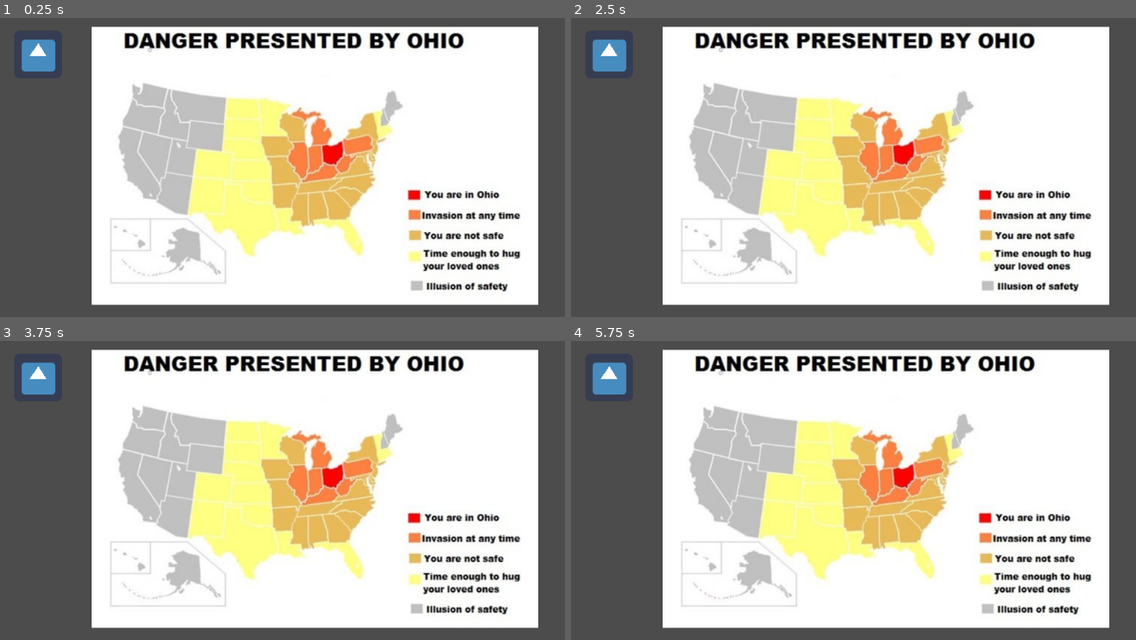
Above: before the commit, frames 1-4 (two rows, left to right).
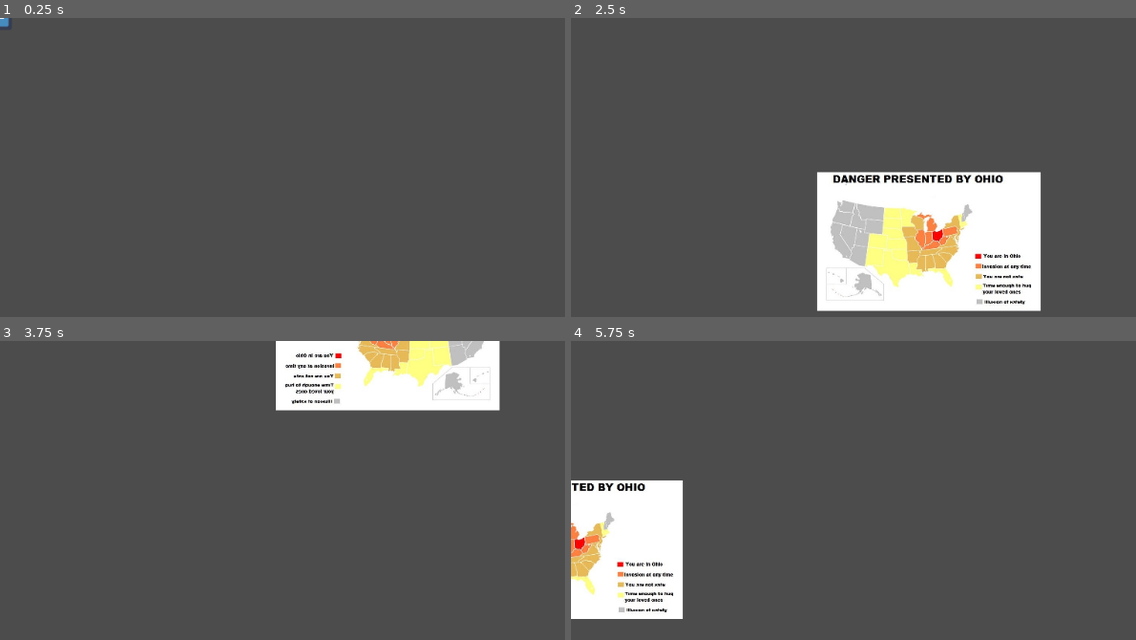
Above: after the commit, the same moments.

Repository: Pyro569/Stranded-in-the-Sewers
Game: Godot game, scene res://MainScene.tscn
The game is run twice, just before and just after one commit, with the same random seed, the same clock (stepped at 60 frames per second) and the same inputs. The engine's default icon, where the game draws it, is replaced by a stand-in: a white triangle on a blue panel in a dark square.
Inputs:
- Up to frame 1 (0.25 s): no input
- Up to frame 2 (2.5 s): tap Enter at 0.5 s; hold D (move_right, bound only after the commit) 0.53-1.28 s; hold S (move_down, bound only after the commit) 1.28-2.03 s; hold D (move_right, bound only after the commit) from 2.03 s (still down)
- Up to frame 3 (3.75 s): release D (move_right, bound only after the commit) at 2.78 s; hold W (move_up, bound only after the commit) 2.78-3.53 s; hold A (move_left, bound only after the commit) from 3.53 s (still down)
- Up to frame 4 (5.75 s): release A (move_left, bound only after the commit) at 5.03 s; hold S (move_down, bound only after the commit) from 5.03 s (still down)

The runs differ from the first frame. In frame 1, 74% of the frame differs, in the area x 0-96%, y 0-97%; in frame 2, 67%; in frame 3, 70%; in frame 4, 80%, in the area x 0-96%, y 2-97%.

Commit message:
Added Moving Character
Ohio added too

Diff:
--- /dev/null
+++ b/Assets/Scripts/Player.gd
@@ -0,0 +1,46 @@
+extends Area2D
+signal hit
+
+export var speed = 400 #player speed pixels/sec EXPORT KEY ALLOWS TO SET VALUE IN INSPECTOR
+var screen_size
+
+func _ready(): #called when node enters scene tree
+	screen_size = get_viewport_rect().size
+
+
+func _process(delta): #function _process is called every frame
+	var velocity = Vector2.ZERO #player movement vector
+	if Input.is_action_pressed("move_right"):
+		velocity.x += 1
+	if Input.is_action_pressed("move_left"):
+		velocity.x -= 1
+	if Input.is_action_pressed("move_down"):
+		velocity.y += 1
+	if Input.is_action_pressed("move_up"):
+		velocity.y -= 1
+
+	if velocity.length() > 0:
+		velocity = velocity.normalized() * speed
+		$AnimatedSprite.play()
+	else:
+		$AnimatedSprite.stop()
+
+	position += velocity * delta
+	position.x = clamp(position.x, 0, screen_size.x)
+	position.y = clamp(position.y, 0, screen_size.y)
+
+	if velocity.x < 0:
+		$AnimatedSprite.flip_h = true #flip sprite
+	else:
+		$AnimatedSprite.flip_h = false #dont flip sprite
+
+
+func _on_Player_body_entered(body):
+	hide() #player disappears after being hit
+	emit_signal("hit")
+	$CollisionShape2D.set_deferred("disabled", true)
+
+func start(pos):
+	position = pos
+	show()
+	$CollisionShape2D.disabled = false
--- a/MainScene.tscn
+++ b/MainScene.tscn
@@ -1,14 +1,37 @@
-[gd_scene load_steps=3 format=2]
+[gd_scene load_steps=6 format=2]
 
 [ext_resource path="res://Assets/Images/icon.png" type="Texture" id=1]
 [ext_resource path="res://Assets/Images/ohio.png" type="Texture" id=2]
+[ext_resource path="res://Assets/Scripts/Player.gd" type="Script" id=3]
 
-[node name="MainScene" type="Node2D"]
+[sub_resource type="SpriteFrames" id=1]
+animations = [ {
+"frames": [  ],
+"loop": true,
+"name": "up",
+"speed": 5.0
+}, {
+"frames": [ ExtResource( 1 ), ExtResource( 2 ) ],
+"loop": true,
+"name": "walk",
+"speed": 5.0
+} ]
 
-[node name="Icon" type="Sprite" parent="."]
-position = Vector2( 51, 49 )
-texture = ExtResource( 1 )
+[sub_resource type="RectangleShape2D" id=2]
+extents = Vector2( 15, 16 )
 
-[node name="Ohio" type="Sprite" parent="."]
-position = Vector2( 423, 198 )
-texture = ExtResource( 2 )
+[node name="Player" type="Area2D"]
+script = ExtResource( 3 )
+__meta__ = {
+"_edit_group_": true
+}
+
+[node name="AnimatedSprite" type="AnimatedSprite" parent="."]
+scale = Vector2( 0.5, 0.5 )
+frames = SubResource( 1 )
+animation = "walk"
+
+[node name="CollisionShape2D" type="CollisionShape2D" parent="."]
+shape = SubResource( 2 )
+
+[connection signal="body_entered" from="." to="." method="_on_Player_body_entered"]
--- a/project.godot
+++ b/project.godot
@@ -18,6 +18,49 @@
 
 common/drop_mouse_on_gui_input_disabled=true
 
+[input]
+
+move_right={
+"deadzone": 0.5,
+"events": [ Object(InputEventKey,"resource_local_to_scene":false,"resource_name":"","device":0,"alt":false,"shift":false,"control":false,"meta":false,"command":false,"pressed":false,"scancode":68,"physical_scancode":0,"unicode":0,"echo":false,"script":null)
+ ]
+}
+move_left={
+"deadzone": 0.5,
+"events": [ Object(InputEventKey,"resource_local_to_scene":false,"resource_name":"","device":0,"alt":false,"shift":false,"control":false,"meta":false,"command":false,"pressed":false,"scancode":65,"physical_scancode":0,"unicode":0,"echo":false,"script":null)
+ ]
+}
+move_up={
+"deadzone": 0.5,
+"events": [ Object(InputEventKey,"resource_local_to_scene":false,"resource_name":"","device":0,"alt":false,"shift":false,"control":false,"meta":false,"command":false,"pressed":false,"scancode":87,"physical_scancode":0,"unicode":0,"echo":false,"script":null)
+ ]
+}
+move_down={
+"deadzone": 0.5,
+"events": [ Object(InputEventKey,"resource_local_to_scene":false,"resource_name":"","device":0,"alt":false,"shift":false,"control":false,"meta":false,"command":false,"pressed":false,"scancode":83,"physical_scancode":0,"unicode":0,"echo":false,"script":null)
+ ]
+}
+move_left2={
+"deadzone": 0.5,
+"events": [ Object(InputEventKey,"resource_local_to_scene":false,"resource_name":"","device":0,"alt":false,"shift":false,"control":false,"meta":false,"command":false,"pressed":false,"scancode":16777231,"physical_scancode":0,"unicode":0,"echo":false,"script":null)
+ ]
+}
+move_right2={
+"deadzone": 0.5,
+"events": [ Object(InputEventKey,"resource_local_to_scene":false,"resource_name":"","device":0,"alt":false,"shift":false,"control":false,"meta":false,"command":false,"pressed":false,"scancode":16777233,"physical_scancode":0,"unicode":0,"echo":false,"script":null)
+ ]
+}
+move_up2={
+"deadzone": 0.5,
+"events": [ Object(InputEventKey,"resource_local_to_scene":false,"resource_name":"","device":0,"alt":false,"shift":false,"control":false,"meta":false,"command":false,"pressed":false,"scancode":16777232,"physical_scancode":0,"unicode":0,"echo":false,"script":null)
+ ]
+}
+move_down2={
+"deadzone": 0.5,
+"events": [ Object(InputEventKey,"resource_local_to_scene":false,"resource_name":"","device":0,"alt":false,"shift":false,"control":false,"meta":false,"command":false,"pressed":false,"scancode":16777234,"physical_scancode":0,"unicode":0,"echo":false,"script":null)
+ ]
+}
+
 [physics]
 
 common/enable_pause_aware_picking=true
